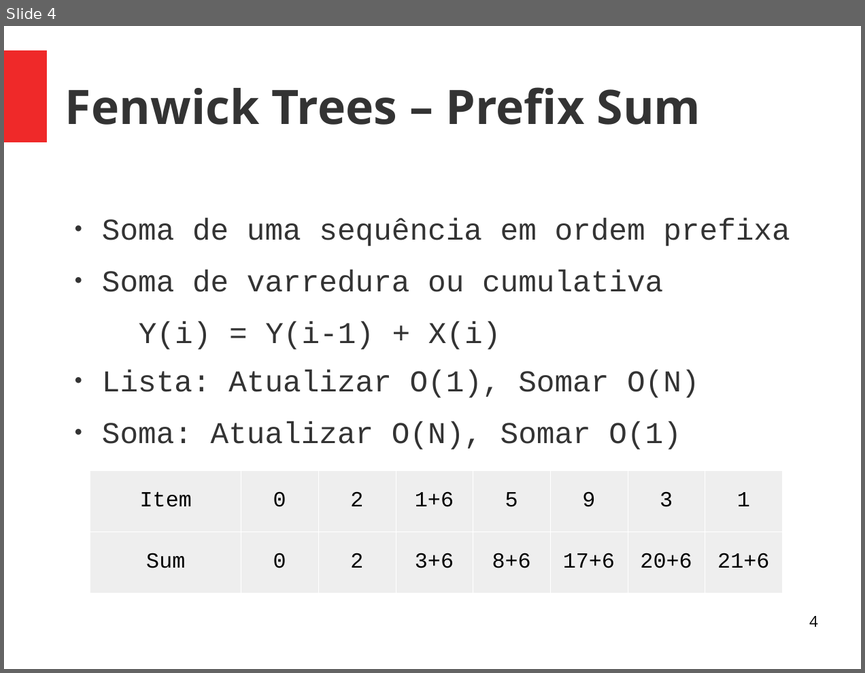
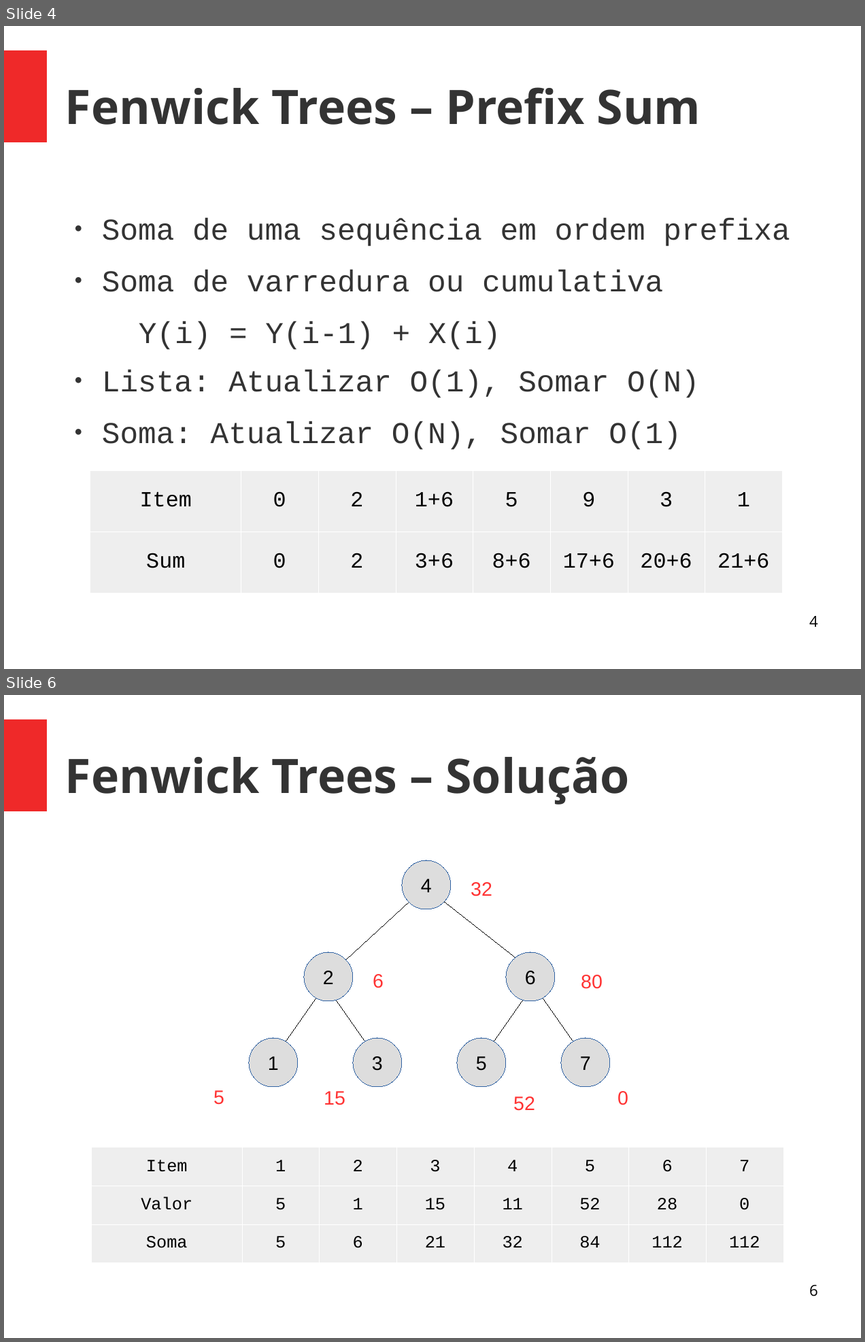
Before and after one commit to almirbraggio/aed, a slide deck: 03/Fenwick-Tree/fenwick-tree.odp. Shown one above the other, each under a label of ours: slide 4 before the commit, slides 4 and 6 after it; the slides between them are not shown. The pictures are 865x673 and 865x1342 pixels, drawn with LibreOffice and Linux fonts; fonts in the diff are those of the drawing. Boxes give left, top, right and bottom in pixels: in the first picture for what was removed or moved away, otherwise in the second. Text is boxed around its words. In the diff, an @@ line names an element or a change of style, - is before the commit and + after.

```diff
--- a/03/Fenwick-Tree/fenwick-tree.odp
+++ b/03/Fenwick-Tree/fenwick-tree.odp
@@ slide 6 added at (x1=4, y1=695, x2=861, y2=1338), background #FFFFFF; not listed: 1 template element that a slide beside it also shows @@
@@ title added at (x1=65, y1=757, x2=629, y2=804), 44 pt, text #333333, bold @@
+Fenwick Trees – Solução
@@ ellipse added at (x1=402, y1=861, x2=451, y2=910), fill #DDDDDD, outline #3465A4 0 pt, 18 pt, text #000000 @@
+4
@@ line added from (415, 897) to (341, 964), #000000 0 pt @@
@@ line added from (439, 897) to (524, 964), #000000 0 pt @@
@@ text added at (x1=470, y1=882, x2=492, y2=896), 18 pt, text #FF3333 @@
+32
@@ ellipse added at (x1=304, y1=952, x2=353, y2=1001), fill #DDDDDD, outline #3465A4 0 pt, 18 pt, text #000000 @@
+2
@@ ellipse added at (x1=507, y1=952, x2=555, y2=1001), fill #DDDDDD, outline #3465A4 0 pt, 18 pt, text #000000 @@
+6
@@ text added at (x1=373, y1=974, x2=383, y2=988), 18 pt, text #FF3333 @@
+6
@@ text added at (x1=581, y1=974, x2=602, y2=989), 18 pt, text #FF3333 @@
+80
@@ line added from (322, 989) to (279, 1051), #000000 0 pt @@
@@ line added from (328, 989) to (371, 1051), #000000 0 pt @@
@@ line added from (530, 989) to (487, 1051), #000000 0 pt @@
@@ line added from (536, 989) to (579, 1051), #000000 0 pt @@
@@ ellipse added at (x1=249, y1=1038, x2=298, y2=1087), fill #DDDDDD, outline #3465A4 0 pt, 18 pt, text #000000 @@
+1
@@ ellipse added at (x1=353, y1=1038, x2=402, y2=1087), fill #DDDDDD, outline #3465A4 0 pt, 18 pt, text #000000 @@
+3
@@ ellipse added at (x1=458, y1=1038, x2=507, y2=1087), fill #DDDDDD, outline #3465A4 0 pt, 18 pt, text #000000 @@
+5
@@ ellipse added at (x1=562, y1=1038, x2=611, y2=1087), fill #DDDDDD, outline #3465A4 0 pt, 18 pt, text #000000 @@
+7
@@ text added at (x1=213, y1=1090, x2=224, y2=1104), 18 pt, text #FF3333 @@
+5
@@ text added at (x1=324, y1=1091, x2=345, y2=1105), 18 pt, text #FF3333 @@
+15
@@ text added at (x1=513, y1=1096, x2=535, y2=1110), 18 pt, text #FF3333 @@
+52
@@ text added at (x1=617, y1=1091, x2=628, y2=1105), 18 pt, text #FF3333 @@
+0
@@ table added at (x1=92, y1=1147, x2=781, y2=1263), 3 rows, 8 columns @@
+Item | 1 | 2 | 3 | 4 | 5 | 6 | 7
+Valor | 5 | 1 | 15 | 11 | 52 | 28 | 0
+Soma | 5 | 6 | 21 | 32 | 84 | 112 | 112
@@ page number added at (x1=809, y1=1285, x2=818, y2=1296), 14 pt, text #000000 @@
+6
```
Also in this commit, not shown: 1 slide changed.
